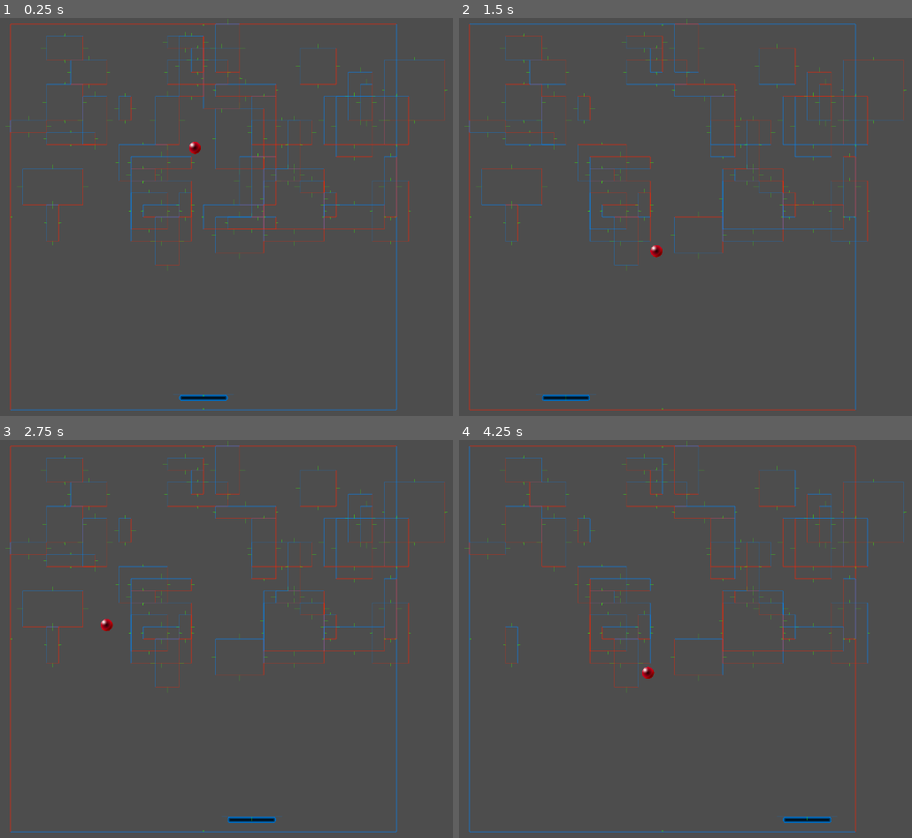
Above: before the commit, frames 1-4 (two rows, left to right).
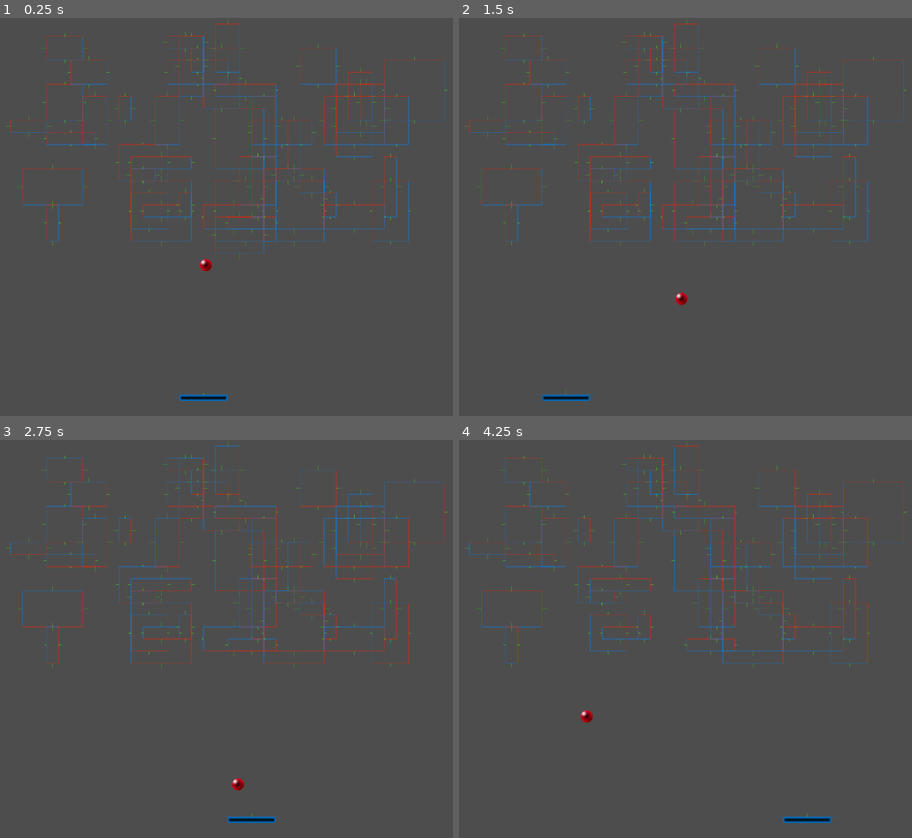
Above: after the commit, the same moments.

Repository: Tom3s/brick-breaker-reborn
Game: Godot game, scene res://2d_base_scene.tscn
Two runs of this game, one before a commit and one after it. Both use one fixed random seed, a clock stepped at 60 frames per second and the inputs below. The project has no main scene, so this scene is started directly.
Inputs (mouse positions are in pixels of both pictures, inside the frame that each line leads up to):
- Up to frame 1 (0.25 s): no input
- Up to frame 2 (1.5 s): move the mouse to (816, 197) at 0.52 s; move the mouse to (522, 236) at 1.27 s
- Up to frame 3 (2.75 s): move the mouse to (276, 551) at 2.02 s
- Up to frame 4 (4.25 s): move the mouse to (626, 718) at 2.77 s; move the mouse to (875, 698) at 3.52 s

The runs differ from the first frame. In frame 1, 5.4% of the frame differs, in the area x 2-99%, y 1-99%; in frame 2, 3.9%; in frame 3, 2.5%; in frame 4, 5.2%.

Commit message:
Ball and LineCollider abstracted
Added abstract classes for ball and line collider
Moved collision logic to the Ball class `collide_with(..)`

Diff:
--- a/2DBaseScene.gd
+++ b/2DBaseScene.gd
@@ -1,7 +1,7 @@
 extends Node2D
 # class_name # not requiered for test
 
-class Ball:
+class BallClass:
 	var radius: float = 16.0
 	var position: Vector2
 	var velocity: Vector2
@@ -25,9 +25,10 @@
 
 var ball: Ball = Ball.new()
 
+var screen_collision: Array[LineCollider]
+
 func _ready() -> void:
-	ball.velocity = Vector2(randf_range(-1, 1), randf_range(-1, 1)).normalized()
-	ball.velocity *= ball.target_velocity
+	ball.randomize_velocity()
 
 	# screen_bounds = DisplayServer.window_get_size()
 	set_up_screen_collision()
@@ -46,24 +47,21 @@
 
 	# paddle.collider_line.debug_set_up = false
 	paddle.collider_line.set_points(
+		Vector2(+128 / 2 + ball.radius, -8),
 		Vector2(-128 / 2 - ball.radius, -8),
-		Vector2(+128 / 2 + ball.radius, -8)
 	)
 
 
 func _process(delta: float) -> void:
-	if ball.velocity.length() > ball.target_velocity:
-		ball.velocity = ball.velocity.normalized() * (ball.velocity.length() - ball.deceleration)
-	else:
-		ball.velocity = ball.velocity.normalized() * ball.target_velocity
-
-	ball.position += ball.velocity * delta
+	ball.move(delta)
 
 	# handle collision
 	var collided: bool = false
 
-	for collider_line in line_parent.get_children():
-		collided = collided || handle_line_collision(collider_line)
+	# for collider_line in line_parent.get_children():
+	# 	collided = collided || handle_line_collision(collider_line)
+	for line in screen_collision:
+		ball.collide_with(line)
 
 	for block in block_parent.get_children():
 		for collider_line: ColliderLine in block.line_parent.get_children():
@@ -77,17 +75,12 @@
 
 
 	if collided:
-		ball.velocity = ball.velocity.normalized() * ball.target_velocity * ball.speed_up_factor
+		ball.boost()
 
 	ball_sprite.global_position = ball.position
 
 func set_up_screen_collision() -> void:
 	var screen_bounds: Vector2 = DisplayServer.window_get_size()
-
-	# var p1: Vector2 = Vector2(-screen_bounds.x / 2, -screen_bounds.y / 2)
-	# var p2: Vector2 = Vector2(screen_bounds.x / 2, -screen_bounds.y / 2)
-	# var p3: Vector2 = Vector2(screen_bounds.x / 2, screen_bounds.y / 2)
-	# var p4: Vector2 = Vector2(-screen_bounds.x / 2, screen_bounds.y / 2)
 
 	var grid_unit_size: Vector2 = Vector2.ONE * BreakableGrid.GRID_SIZE * BreakableGrid.CELL_SIZE
 	var p1: Vector2 = Vector2(-grid_unit_size.x / 2, -grid_unit_size.y / 2)
@@ -95,52 +88,24 @@
 	var p3: Vector2 = Vector2(grid_unit_size.x / 2, grid_unit_size.y / 2)
 	var p4: Vector2 = Vector2(-grid_unit_size.x / 2, grid_unit_size.y / 2)
 
-	var line: ColliderLine = collider_line_scene.instantiate()
-	line_parent.add_child(line)
+	var line: LineCollider = LineCollider.new()
 	line.set_points(p1, p2)
-
-	line = collider_line_scene.instantiate()
-	line_parent.add_child(line)
+	screen_collision.push_back(line)
+
+	line = LineCollider.new()
 	line.set_points(p2, p3)
-
-	line = collider_line_scene.instantiate()
-	line_parent.add_child(line)
+	screen_collision.push_back(line)
+
+	line = LineCollider.new()
 	line.set_points(p3, p4)
-
-	line = collider_line_scene.instantiate()
-	line_parent.add_child(line)
+	screen_collision.push_back(line)
+
+	line = LineCollider.new()
 	line.set_points(p4, p1)
-
-
-
-
-# func handle_screen_collision() -> bool:
-# 	var collided: bool = false
-# 	# collision on Y
-# 	if ball.velocity.y > 0:
-# 		if ball.position.y + ball.radius > screen_bounds.y / 2:
-# 			ball.velocity.y *= -1
-# 			ball.position.y -= screen_bounds.y / 2 - (ball.position.y + ball.radius)
-# 			collided = true
-# 	else:
-# 		if ball.position.y - ball.radius < -screen_bounds.y / 2:
-# 			ball.velocity.y *= -1
-# 			ball.position.y +=  -screen_bounds.y / 2 - (ball.position.y - ball.radius)
-# 			collided = true
-
-# 	# collision on X
-# 	if ball.velocity.x > 0:
-# 		if ball.position.x + ball.radius > screen_bounds.x / 2:
-# 			ball.velocity.x *= -1
-# 			ball.position.x -= screen_bounds.x / 2 - (ball.position.x + ball.radius)
-# 			collided = true
-# 	else:
-# 		if ball.position.x - ball.radius < -screen_bounds.x / 2:
-# 			ball.velocity.x *= -1
-# 			ball.position.x +=  -screen_bounds.x / 2 - (ball.position.x - ball.radius)
-# 			collided = true
-
-# 	return collided
+	screen_collision.push_back(line)
+
+
+
 
 func handle_line_collision(line: ColliderLine) -> bool:
 	var collided: bool = false
--- /dev/null
+++ b/game_logic/Ball.gd
@@ -0,0 +1,81 @@
+extends Node
+class_name Ball
+
+@export
+var radius: float = 16.0
+
+@export
+var target_velocity: float = 512.0
+
+@export
+var deceleration: float = 8.0
+
+@export
+var speed_up_factor: float = 2.0
+
+
+
+var position: Vector2
+var velocity: Vector2
+
+func randomize_velocity() -> void:
+	velocity = Vector2(randf_range(-1, 1), randf_range(-1, 1)).normalized()
+	velocity *= target_velocity
+
+## Approches target_velocity and moves the ball with factor `delta`
+func move(delta: float) -> void:
+	if velocity.length() > target_velocity:
+		velocity = velocity.normalized() * (velocity.length() - deceleration)
+	else:
+		velocity = velocity.normalized() * target_velocity
+
+	position += velocity * delta
+
+## Will set the velocity to `target_velocity * speed_up_factor`
+func boost() -> void:
+	velocity = velocity.normalized() * target_velocity * speed_up_factor
+
+
+func collide_with(line: LineCollider, boost_on_collision: bool = true) -> void:
+
+	# TODO: collider line should abstract p1 and p2, use them instead of accessing debug point coordinates
+	var p1: Vector2 = line.p1
+	var p2: Vector2 = line.p2
+
+	var moving_towards_line: bool = velocity.dot(line.normal) < 0
+
+	# idfk what im doing here, but it's dot product magic
+	# for more info see: https://youtu.be/nXrEX6j-Mws?si=8GdqyyBu0hQkDFsm&t=224
+	var distance_from_line: float = (position - p1).dot(line.normal)
+
+	if distance_from_line < 0:
+		return
+
+	distance_from_line = abs(distance_from_line)
+
+	var case: float = (position - p1).dot(line.tangent)
+
+	var current_normal: Vector2 = line.normal
+
+	if case < 0:
+		distance_from_line = (position - p1).length()
+		current_normal = (position - p1).normalized()
+	elif case > (p1 - p2).length():
+		distance_from_line = (position - p2).length()
+		current_normal = (position - p2).normalized()
+
+	if (distance_from_line < radius):
+		var speed_along_normal: float = velocity.dot(current_normal)
+
+		if speed_along_normal <= 0:
+			var correction: float = radius - distance_from_line
+
+			position += current_normal * correction * 2
+
+			velocity *= -1
+			var angle: float = velocity.angle_to(current_normal)
+			velocity = velocity.rotated(2 * angle) # TODO: set proper speed, this relies on the collision speed up logic
+
+			# collided = true
+			if boost_on_collision:
+				boost()
--- /dev/null
+++ b/game_logic/LineCollider.gd
@@ -0,0 +1,22 @@
+extends Node
+class_name LineCollider
+
+var p1: Vector2
+var p2: Vector2
+
+var tangent: Vector2
+var normal: Vector2
+
+func _ready() -> void:
+	calculate_normals()
+
+
+func calculate_normals() -> void:
+	tangent = (p2 - p1).normalized()
+	normal = tangent.rotated(PI / 2)
+
+func set_points(p1_new: Vector2, p2_new: Vector2) -> void:
+	p1 = p1_new
+	p2 = p2_new
+
+	calculate_normals()
Not shown, added: game_logic/Ball.gd.uid
Not shown, added: game_logic/LineCollider.gd.uid
